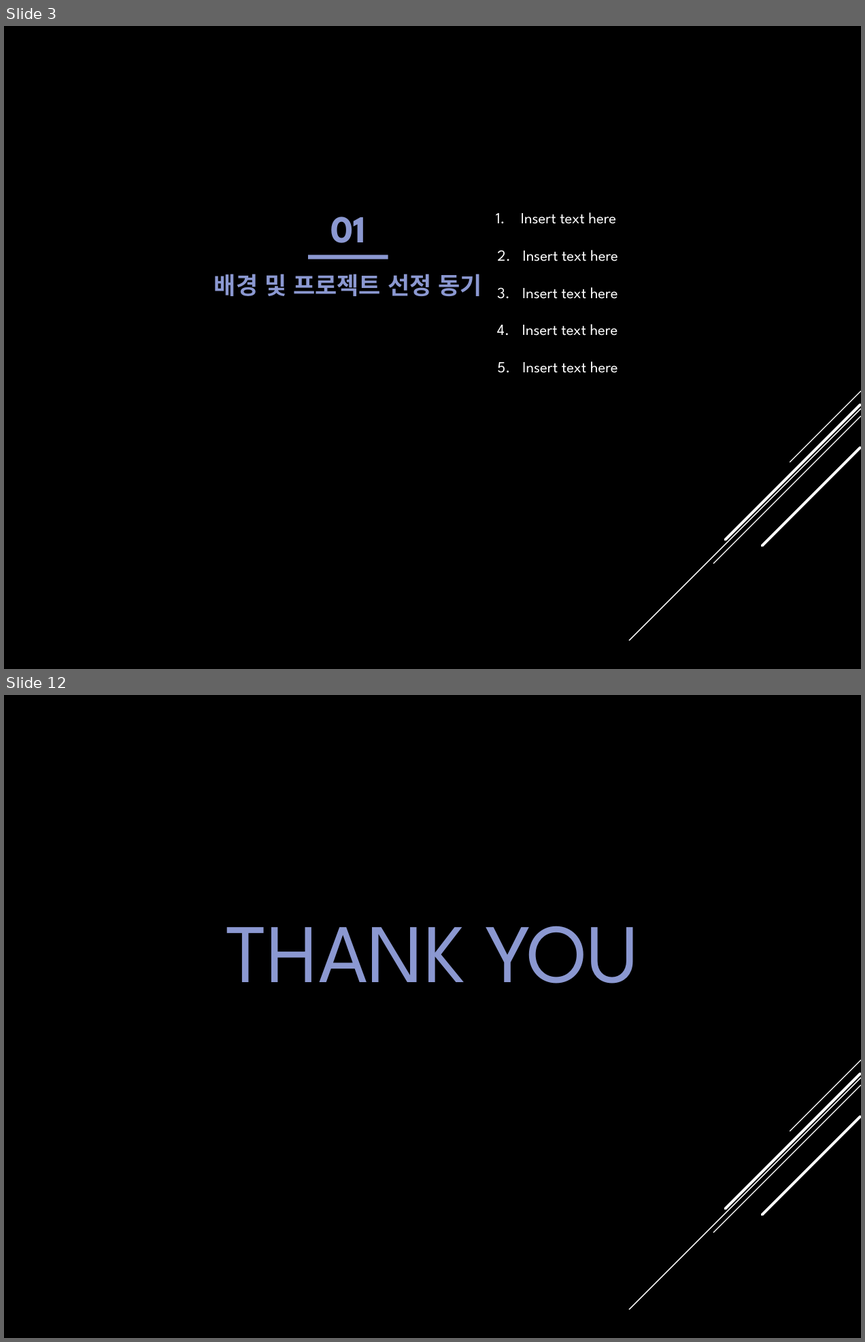
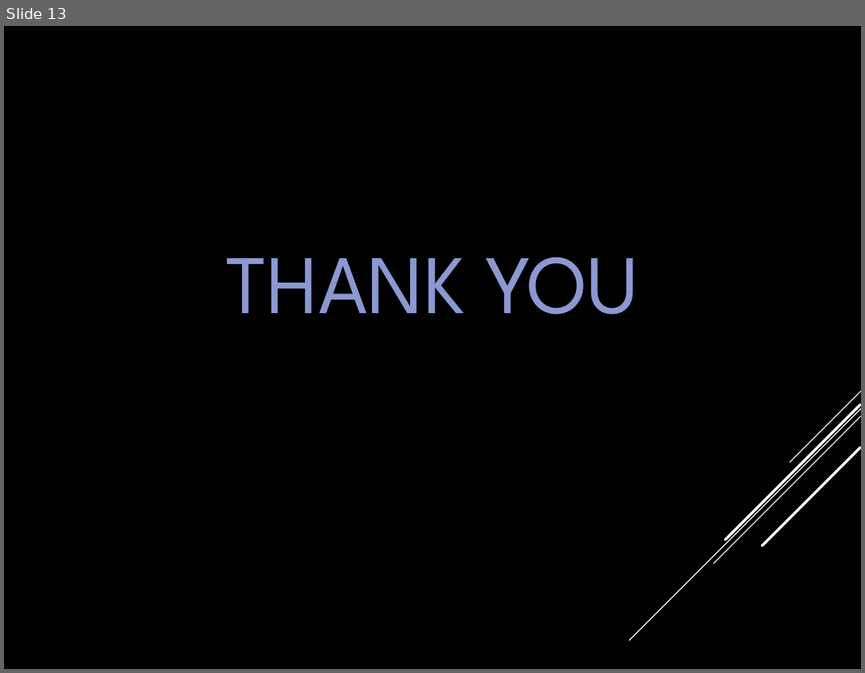
Before and after one commit to hyunwns78/ticketing_macro_HJ, a slide deck: KTX SRT 예약 매크로 프로그램.pptx. Shown one above the other, each under a label of ours: slides 3 and 12 before the commit, slide 13 after it; the slides between them are not shown. The pictures are 865x1342 and 865x673 pixels, drawn with LibreOffice and Linux fonts; fonts in the diff are those of the drawing; background and template pictures are left out. Boxes give left, top, right and bottom in pixels: in the first picture for what was removed or moved away, otherwise in the second. Text is boxed around its words. In the diff, an @@ line names an element or a change of style, - is before the commit and + after.

```diff
--- a/KTX SRT 예약 매크로 프로그램.pptx
+++ b/KTX SRT 예약 매크로 프로그램.pptx
@@ slide 3 removed at (4, 26, 861, 669), background picture (left out); not listed: 5 template elements that a slide beside it also shows @@
@@ text removed at (330, 216, 366, 243) @@
-01
@@ text removed at (521, 212, 618, 373) @@
-1. Insert text here
-2. Insert text here
-3. Insert text here
-4. Insert text here
-5. Insert text here
@@ rectangle removed at (308, 254, 388, 259) @@
@@ text removed at (214, 274, 481, 296) @@
-배경 및 프로젝트 선정 동기
@@ what was slide 12 is now slide 13 @@
```
Also in this commit, not shown: 9 slides changed, 2 slides added.
